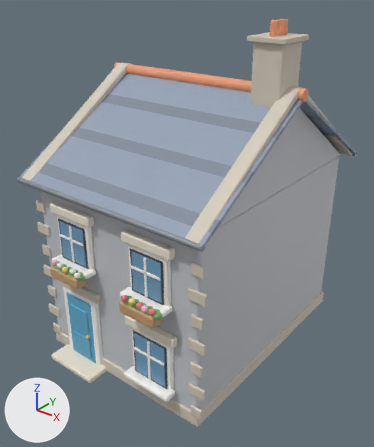
A saved change to the FBX model unity/Assets/Resources/Bayview/cottage_a.fbx.
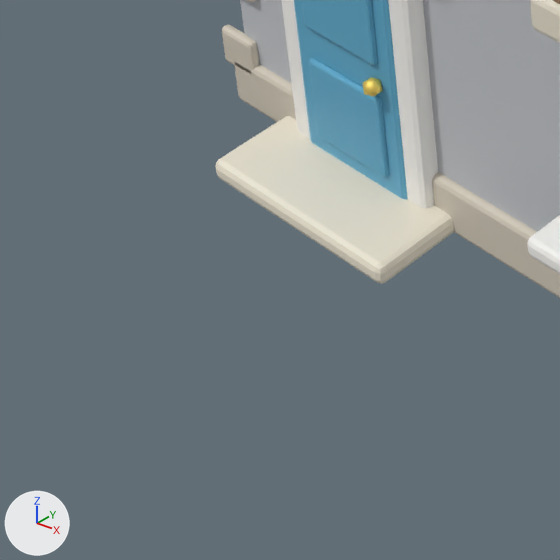
Each version appears first whole from a camera (50 mm lens) standing at (8.46, -11.11, 10.26) and looking at (-0.04, -0.48, 3.67), and next in a close-up on the part from 0% to 35% of the width and 71% to 100% of the height. Lighting does not change. The marker at lower left points along +X, +Y and +Z. The first two pictures are the older version. Objects named as collision shapes, trigger or cutter boxes, shadow casters or lower levels of detail are left out. Where no turn or scale is listed for an object, it has been applied to the vertices.

The scene before the commit, as lines of its bpy script (objects in view):
```python
me_cube = bpy.data.meshes.new('Cube')
me_cube.from_pydata(...)  # 5948 vertices, 5888 faces; spans x -3.08..3.08, y -4.2..4.2, z -2.69..6.64
me_cube.materials.append(mat_tint_wallstone)  # light grey #c4c7cb
me_cube.materials.append(mat_stonedark)  # pale yellow #d4cbbc
me_cube.materials.append(mat_roofslate)  # greyish blue #95a2b5
me_cube.materials.append(mat_roofslatedark)  # greyish blue #818b9b
me_cube.materials.append(mat_metal)  # grey #959ba2
me_cube.materials.append(mat_rooftile)  # orange #ef9e76
me_cube.materials.append(mat_whitetrim)  # white #fcfaf6
me_cube.materials.append(mat_tint_door)  # blue #61adce
me_cube.materials.append(mat_gold)  # yellow #fddf6f
me_cube.materials.append(mat_stone)  # pale yellow #efe7d4
me_cube.materials.append(mat_black)  # dark grey #3f3f45
me_cube.materials.append(mat_glass)  # blue #6f9ebf
me_cube.materials.append(mat_wood)  # brown #c59e73
me_cube.materials.append(mat_leaf)  # green #84b873
me_cube.materials.append(mat_flowerpink)  # pink #ffc5df
me_cube.materials.append(mat_flowerwhite)  # white #fffffc
me_cube.materials.append(mat_floweryellow)  # yellow #ffec81
me_cube.materials.append(mat_flowerred)  # red #f97c86
ob_visual = bpy.data.objects.new('Visual', me_cube)
ob_visual.location = (0.0, 0.0, 2.65)
```
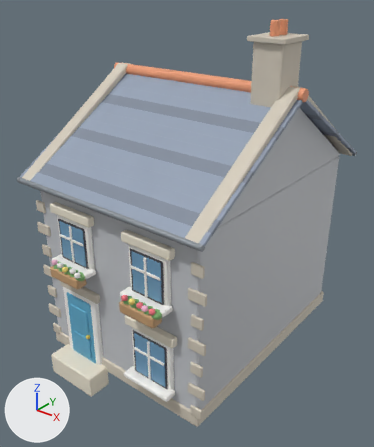
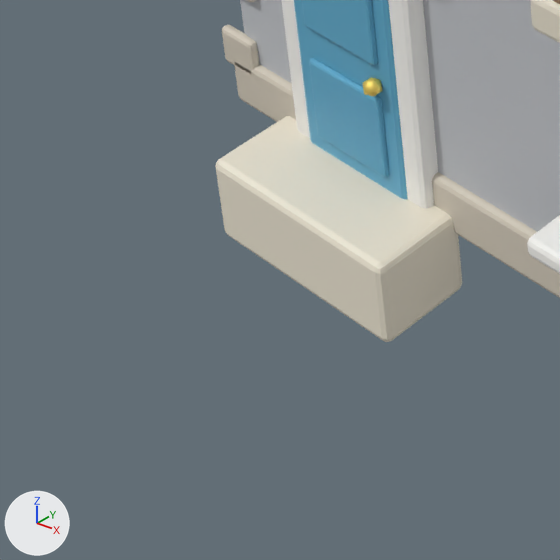
Changed parts and their boxes (x1, y1, x2, y2) in the close-ups (560 x 560 px; the box of a moved part takes in the faces that stretch with it):
'Visual', reshaped
    before: (215, 0, 560, 298)
    after: (215, 0, 560, 342)
part 1 of me_cube, moved or reshaped
    before: (215, 166, 454, 284)
    after: (215, 166, 462, 342)

What changed in the scene script:
```text
Change me_cube:
    used by ob_visual; location = (0.0, 0.0, 2.65)
    remove me_cube.from_pydata(...)  # 5948 vertices, 5888 faces; spans x -3.08..3.08, y -4.2..4.2, z -2.69..6.64
    add me_cube.from_pydata(...)  # 5892 vertices, 5834 faces; spans x -3.08..3.08, y -4.2..3.91, z -3.15..6.64
    me_cube part 1
    28 vertices in x -2.2..-0.5, y -4.2..-3.5, z -2.65..-2.6 move by (0.0, 0.0, -0.5)
    other edits to the shape of me_cube do not show in these pictures
```
